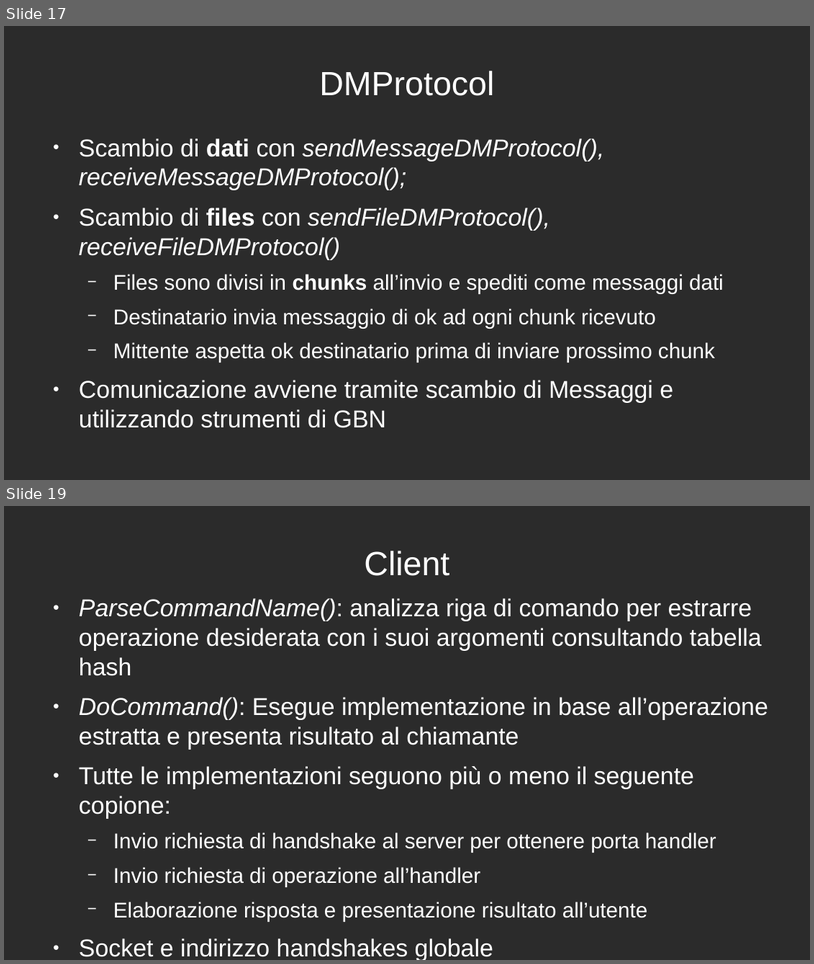
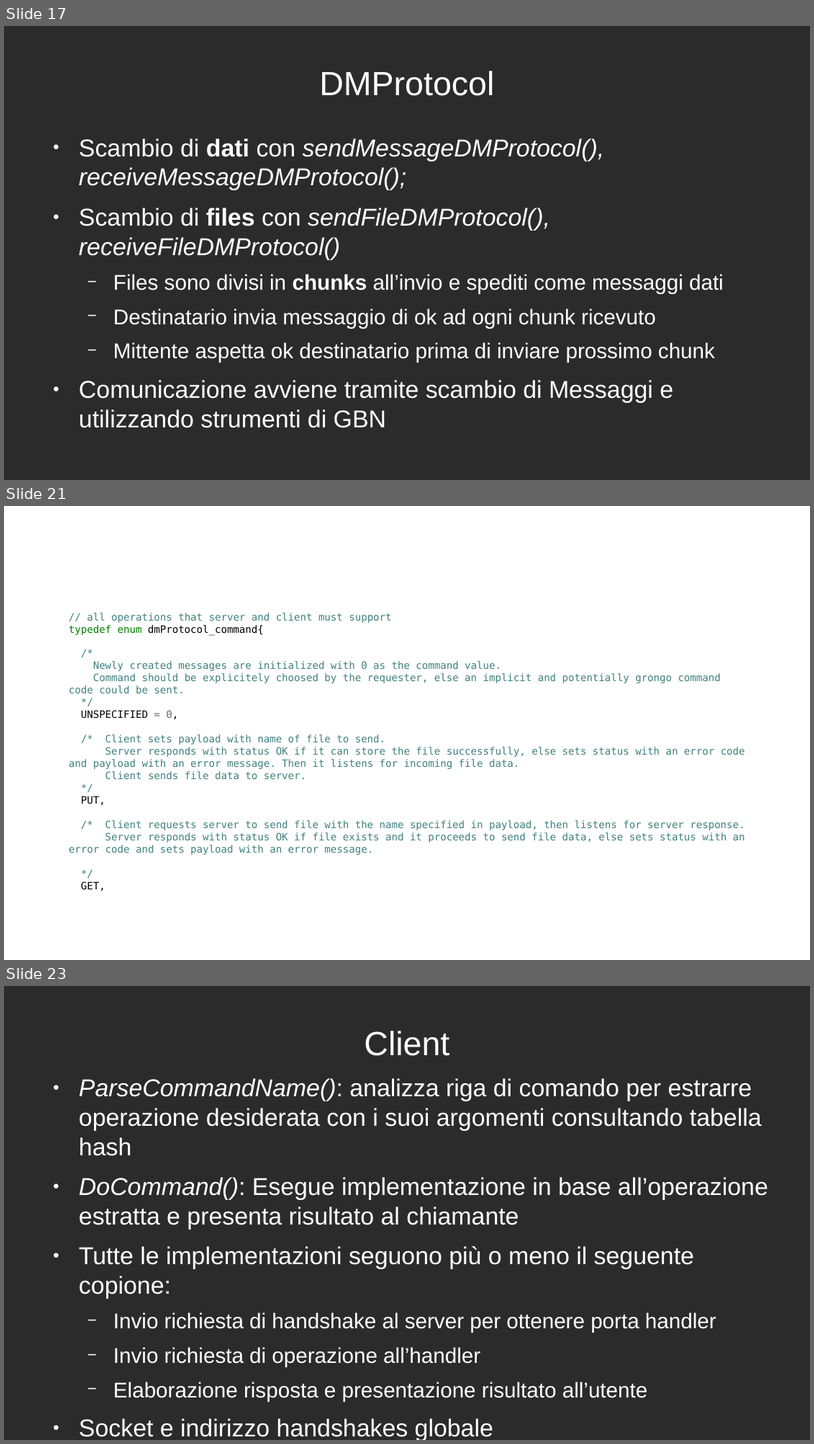
Before and after one commit to Torkin1/IIW_UDP_GBN, a slide deck: doc/slides/implementazione.odp. Shown one above the other, each under a label of ours: slides 17 and 19 before the commit, slides 17, 21 and 23 after it; the slides between them are not shown. The pictures are 814x964 and 814x1444 pixels, drawn with LibreOffice and Linux fonts; fonts in the diff are those of the drawing; background and template pictures are left out; a plain dark background stands for a picture behind light text. Boxes give left, top, right and bottom in pixels: in the first picture for what was removed or moved away, otherwise in the second. Text is boxed around its words. In the diff, an @@ line names an element or a change of style, - is before the commit and + after.

```diff
--- a/doc/slides/implementazione.odp
+++ b/doc/slides/implementazione.odp
@@ slide 21 added at [4, 506, 810, 960], background picture (left out) @@
@@ title added at [44, 524, 770, 600], 33 pt, text #FFFFFF @@
+DMProtocol
@@ text added at [69, 613, 746, 890], 10 pt, text #408080 @@
+// all operations that server and client must support
+typedef enum dmProtocol_command{
+/*
+Newly created messages are initialized with 0 as the command value.
+Command should be explicitely choosed by the requester, else an implicit and potentially grongo command code could be sent.
+*/
+UNSPECIFIED = 0,
+/* Client sets payload with name of file to send.
+Server responds with status OK if it can store the file successfully, else sets status with an error code and payload with an error message. Then it listens for incoming file data.
+Client sends file data to server.
+*/
+PUT,
+/* Client requests server to send file with the name specified in payload, then listens for server response.
+Server responds with status OK if file exists and it proceeds to send file data, else sets status with an error code and sets payload with an error message.
+*/
+GET,
@@ what was slide 19 is now slide 23 @@
```
Also in this commit, not shown: 2 slides changed, 6 other slides added, 3 slides removed.
